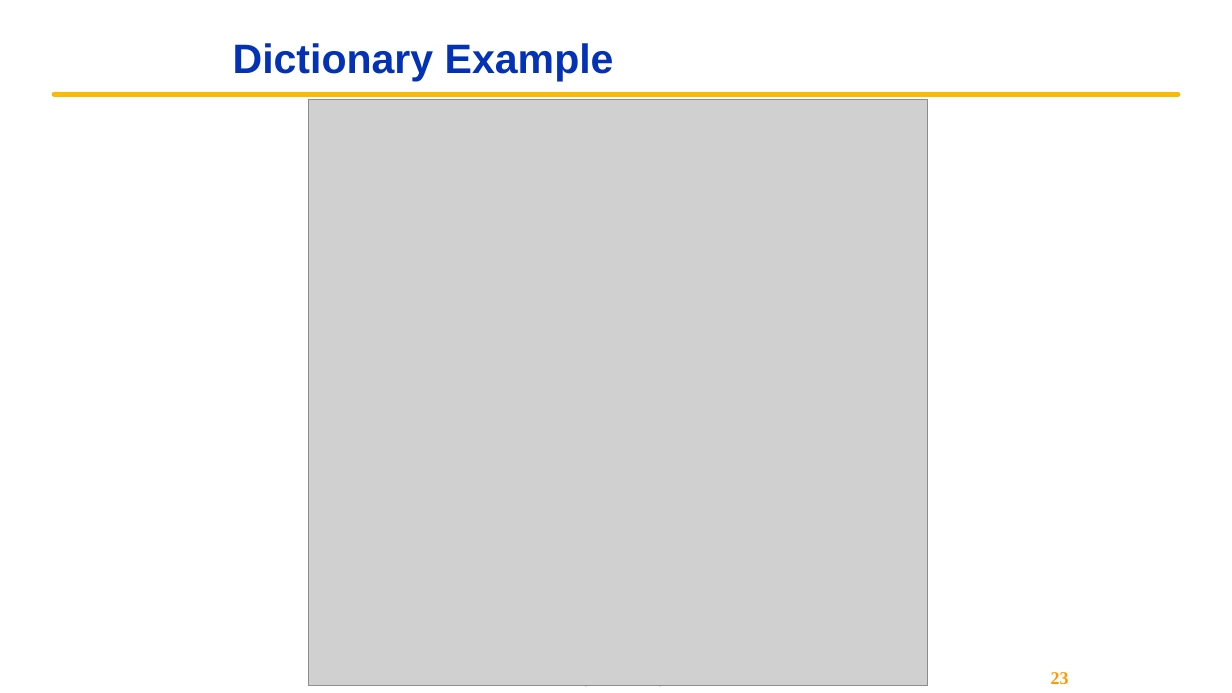
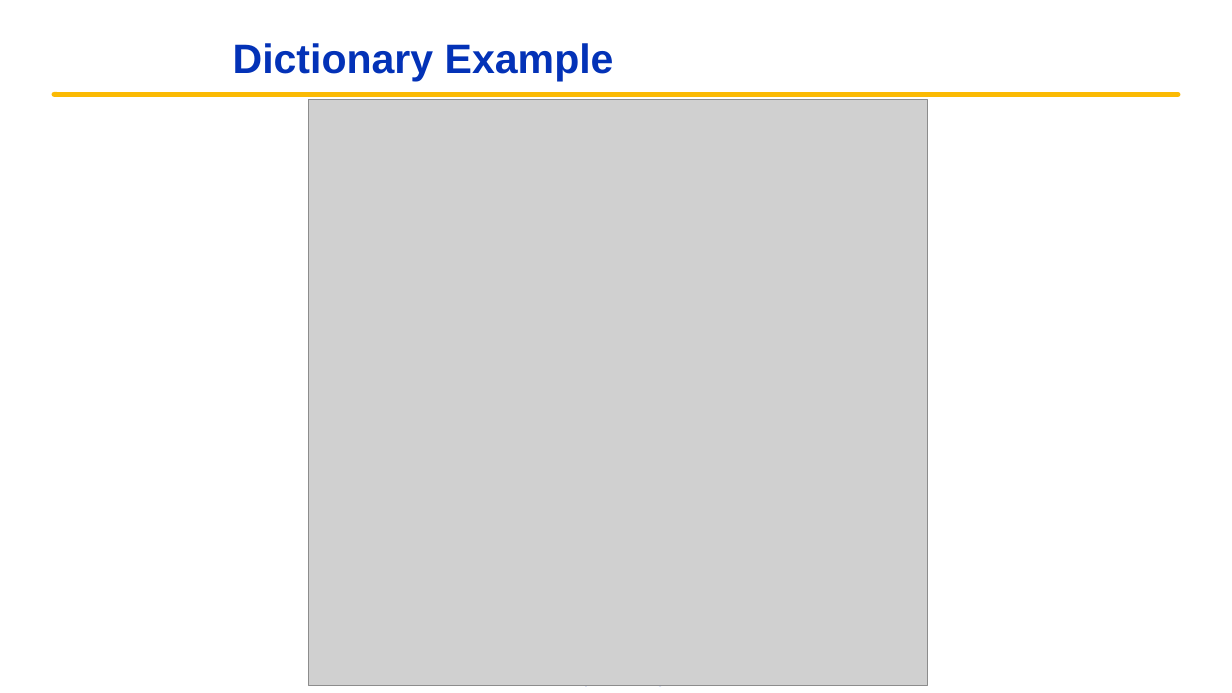
Before and after one commit to cs88-website/fa22, a slide deck: slide 23 of assets/slides/fa22/08-Lambda_Dictionaries.pptx. Drawn at 1232x693 pixels with LibreOffice and Linux fonts; fonts in the diff are those of the drawing; grey boxes stand for pictures; background and template pictures are left out. Boxes give left, top, right and bottom in pixels: in the first picture for what was removed or moved away, otherwise in the second. Text is boxed around its words. In the diff, an @@ line names an element or a change of style, - is before the commit and + after.

```diff
--- a/assets/slides/fa22/08-Lambda_Dictionaries.pptx
+++ b/assets/slides/fa22/08-Lambda_Dictionaries.pptx
@@ page number removed at box(1051, 672, 1069, 684) @@
-23
```
Also in this commit, not shown: 1 other slide changed, 5 other files.
